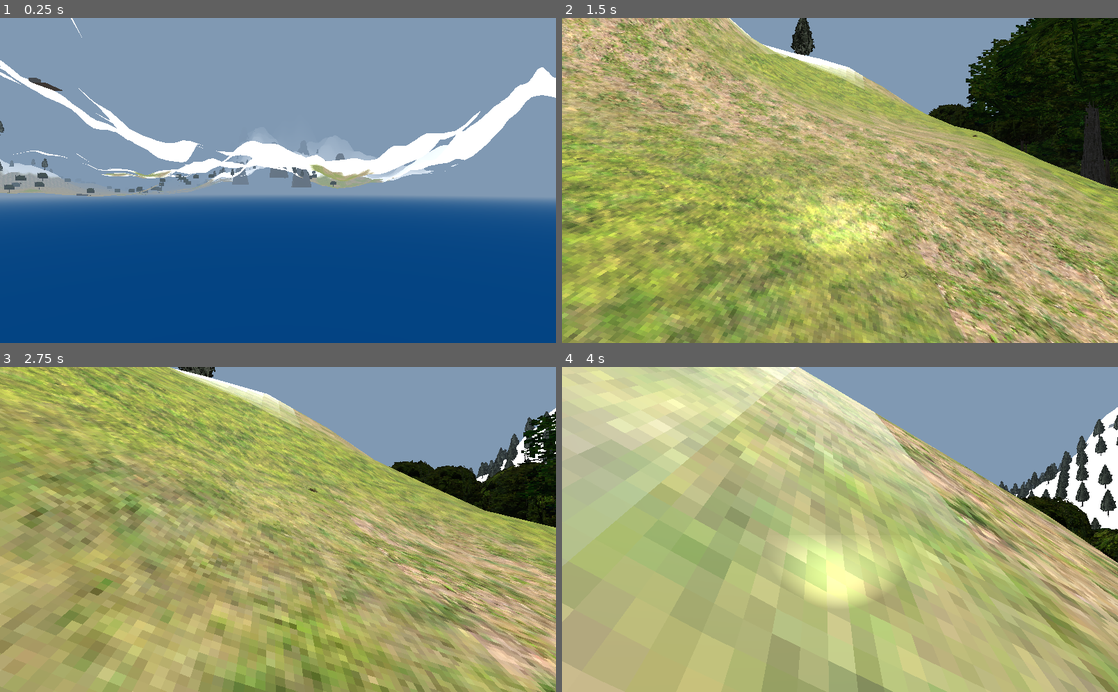
Above: before the commit, frames 1-4 (two rows, left to right).
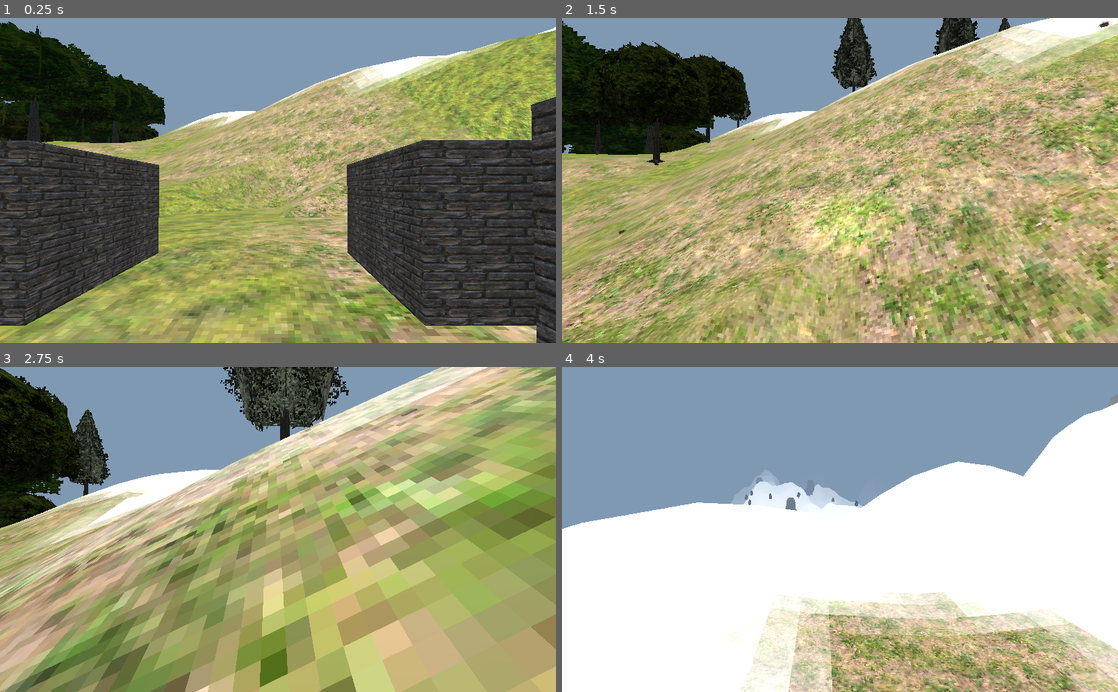
Above: after the commit, the same moments.

Repository: itaden1/webRPG
Game: Godot game, scene res://Scenes/World.tscn
The game is run twice, just before and just after one commit, with the same random seed, the same clock (stepped at 60 frames per second) and the same inputs. The project has no main scene, so this scene is started directly.
Inputs (mouse positions are in pixels of both pictures, inside the frame that each line leads up to):
- Up to frame 1 (0.25 s): no input
- Up to frame 2 (1.5 s): move the mouse to (867, 180) at 0.52 s; hold F 0.53-1.28 s; hold W from 0.53 s (still down); tap Space at 0.77 s; move the mouse to (812, 180) at 1.27 s; tap F at 1.35 s
- Up to frame 3 (2.75 s): keep holding W; tap Space at 1.52 s; move the mouse to (289, 523) at 2.02 s; hold F from 2.03 s (still down)
- Up to frame 4 (4 s): keep holding W; move the mouse to (834, 536) at 2.77 s; release F at 2.78 s; tap F at 2.85 s; tap Space at 3.02, 3.77 s; move the mouse to (878, 532) at 3.52 s; hold F from 3.53 s (still down)

The runs differ from the first frame. In frame 1, 84% of the frame differs, in the area x 0-100%, y 0-100%; in frame 2, 80%; in frame 3, 81%; in frame 4, 84%.

Commit message:
flatten town area

Diff:
--- a/Scenes/TestTown.tscn
+++ b/Scenes/TestTown.tscn
@@ -26,6 +26,7 @@
 
 [node name="MeshInstance" type="MeshInstance" parent="."]
 transform = Transform( 30, 0, 0, 0, 0.3, 0, 0, 0, 30, 0, 0, 0 )
+visible = false
 mesh = SubResource( 1 )
 material/0 = SubResource( 5 )
 
--- a/Scripts/Generators/TerrainGenerator.gd
+++ b/Scripts/Generators/TerrainGenerator.gd
@@ -141,8 +141,15 @@
 var thread: Thread
 
 var instanced_chunks = {}
+
+var chunk_data := {}
 var thread_timer := Timer.new()
 
+class ChunkData:
+	var mesh_instance: MeshInstance
+
+	func _init(mesh_inst: MeshInstance):
+		mesh_instance = mesh_inst
 
 func get_closest_multiple(n: int, x: int):
 	if x > n:
@@ -198,18 +205,38 @@
 			mesh_inst.transform.origin = Vector3(x, 0, y)
 			instanced_chunks[Vector2(x,y)] = mesh_inst
 
+			chunk_data[Vector2(x,y)] = ChunkData.new(mesh_inst)
+
 			add_child(mesh_inst)
 			place_towns(x, y, mesh_inst)
 
+
 			call_deferred("place_trees", x, y, mesh_inst)
 			call_deferred("make_texture", x, y, mesh_inst)
+
+			mesh_inst.finalize()
 			# call_deferred("place_towns", x, y, mesh_inst)
 
 
 func place_towns(x: int, y: int, mesh_inst: MeshInstance):
-	var dt = get_datatool_for_mesh(mesh_inst.lod_1_mesh)
-	var vert = dt.get_vertex(Rng.get_random_range(0, dt.get_vertex_count() -1 ))
+	var dt: MeshDataTool = get_datatool_for_mesh(mesh_inst.lod_1_mesh)
+	var vert_idx = Rng.get_random_range(0, dt.get_vertex_count() -1 )
+	var vert = dt.get_vertex(vert_idx)
+
+	# TODO replace with town generation script
 	var town = test_town_scene.instance()
+	var town_padding = 100
+
+	for i in range(dt.get_vertex_count()):
+		var vertex: Vector3 = dt.get_vertex(i)
+		print(Vector2(vertex.x, vertex.z).distance_to(Vector2(vert.x, vert.z)))
+		if Vector2(vertex.x, vertex.z).distance_to(Vector2(vert.x, vert.z)) < town_padding and abs(vertex.y - vert.y) > 2:
+			vertex.y = vert.y
+			dt.set_vertex(i, vertex)
+
+	var terrain_mesh := ArrayMesh.new()
+	dt.commit_to_surface(terrain_mesh)
+	mesh_inst.lod_1_mesh = terrain_mesh
 
 	mesh_inst.add_child(town)
 
--- a/Scripts/Singletons/RNG.gd
+++ b/Scripts/Singletons/RNG.gd
@@ -1,7 +1,7 @@
 extends Node
 
 var random_number_generator = RandomNumberGenerator.new()
-var _seed: String = 'super_duper optical illusions'
+var _seed: String = 'Its nice to try something new'
 var intialised: bool = false
 
 func _ready():
--- a/Scripts/WorldChunk.gd
+++ b/Scripts/WorldChunk.gd
@@ -11,11 +11,6 @@
 
 # Called when the node enters the scene tree for the first time.
 func _ready():
-	mesh = lod_1_mesh
-	create_trimesh_collision()
-	mesh = lod_2_mesh
-
-	check_lod()
 
 	timer.wait_time = 1
 	var _a = timer.connect("timeout", self, "check_lod")
@@ -25,6 +20,12 @@
 func ready_for_lod():
 	return lod_1_mesh != null and lod_2_mesh != null and player != null
 
+func finalize():
+	mesh = lod_1_mesh
+	create_trimesh_collision()
+	mesh = lod_2_mesh
+
+	check_lod()
 
 func check_lod():
 	if ready_for_lod():
